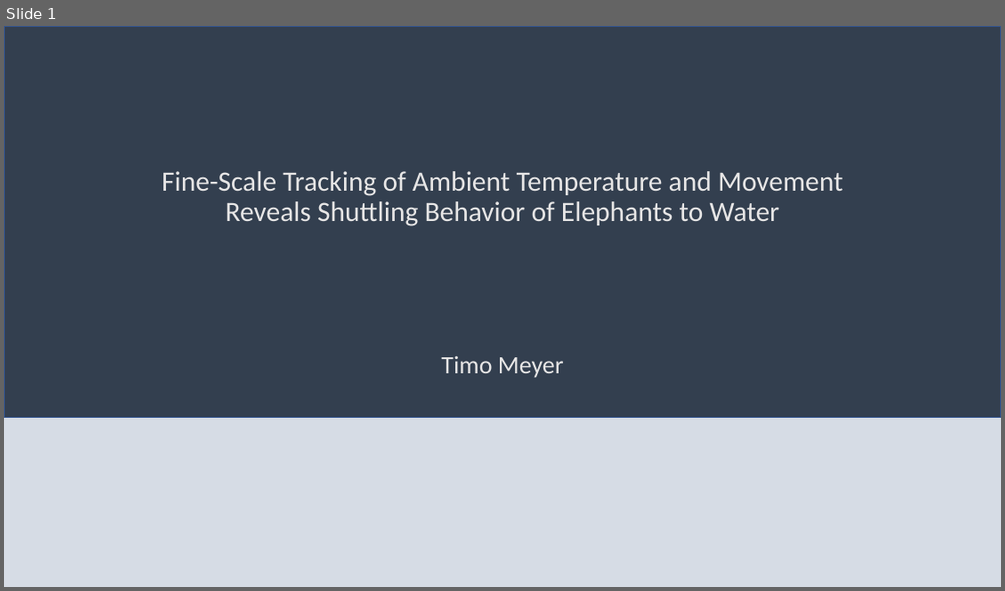
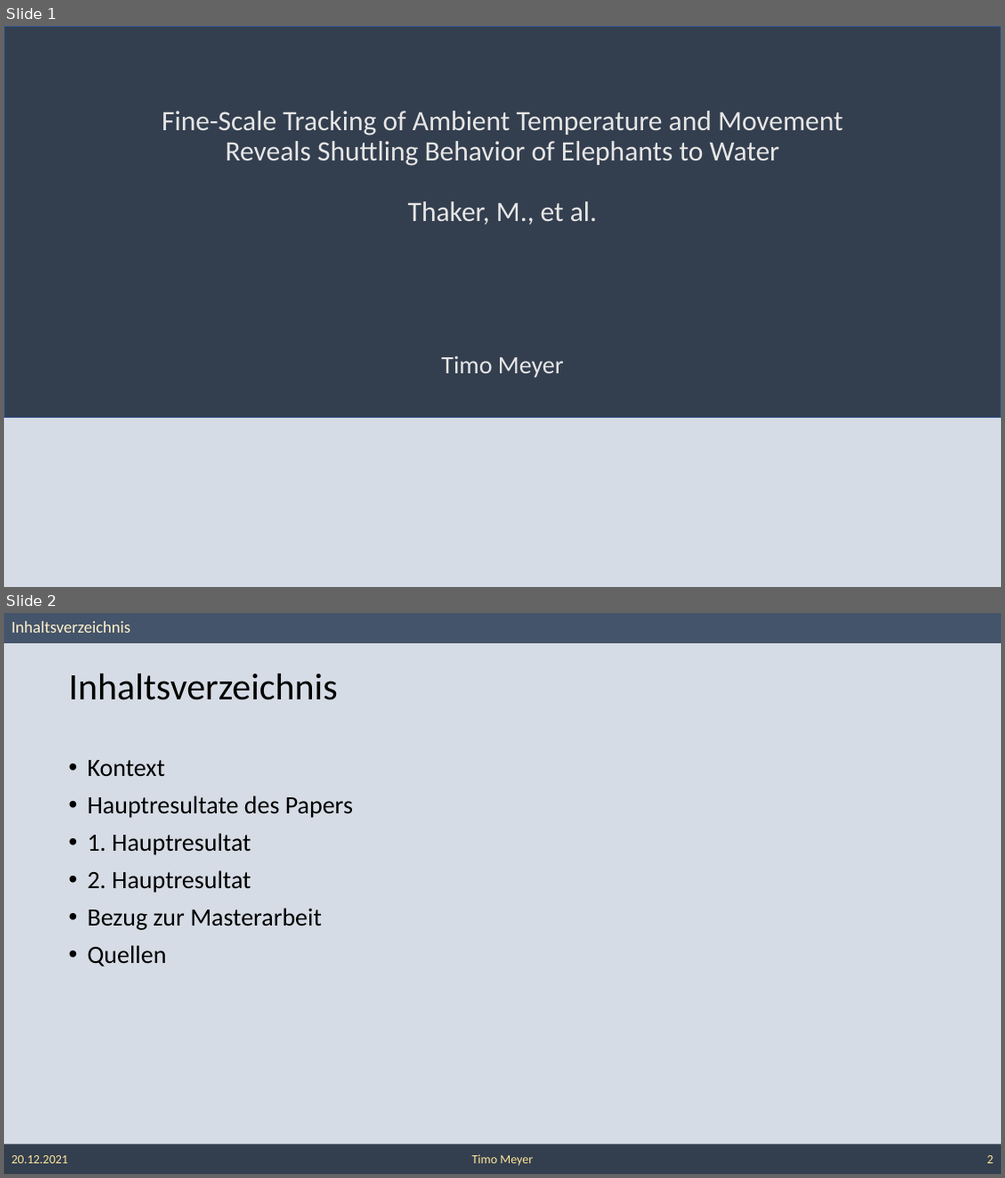
Before and after one commit to TimoM2110/Elephants-Moving-Data, a slide deck: Presentation Paper.pptx. Shown one above the other, each under a label of ours: slide 1 before the commit, slides 1 and 2 after it. The pictures are 1005x591 and 1005x1178 pixels, drawn with LibreOffice and Linux fonts; fonts in the diff are those of the drawing. Boxes give left, top, right and bottom in pixels: in the first picture for what was removed or moved away, otherwise in the second. Text is boxed around its words. In the diff, an @@ line names an element or a change of style, - is before the commit and + after.

```diff
--- a/Presentation Paper.pptx
+++ b/Presentation Paper.pptx
@@ slide 2 added at (4,613,1001,1174), background #D6DCE5 @@
@@ rectangle added at (4,613,1001,643), fill #44546A, outline #44546A 1 pt @@
@@ text added at (11,621,130,633), 16 pt, text #FFF2CC @@
+Inhaltsverzeichnis
@@ title added at (69,674,338,700), 36 pt, text #000000 @@
+Inhaltsverzeichnis
@@ text added at (88,760,353,966), 24 pt, text #000000 @@
+• Kontext
+• Hauptresultate des Papers
+• 1. Hauptresultat
+• 2. Hauptresultat
+• Bezug zur Masterarbeit
+• Quellen
@@ rectangle added at (4,1144,297,1174), fill #333F50, 12 pt, text #FFE699 @@
+20.12.2021
@@ rectangle added at (297,1144,708,1174), fill #333F50, 12 pt, text #FFE699 @@
+Timo Meyer
@@ page number added at (708,1144,1001,1174), fill #333F50, 12 pt, text #FFE699 @@
+2
@@ slide 1 changed as well @@
@@ title at (162,111,843,224): text changed @@
-Fine-Scale Tracking of Ambient Temperature and Movement Reveals Shuttling Behavior of Elephants to Water
+Fine-Scale Tracking of Ambient Temperature and Movement Reveals Shuttling Behavior of Elephants to Water
+Thaker, M., et al.
```
Also in this commit, not shown: 12 other slides changed, 1 other slide added.
